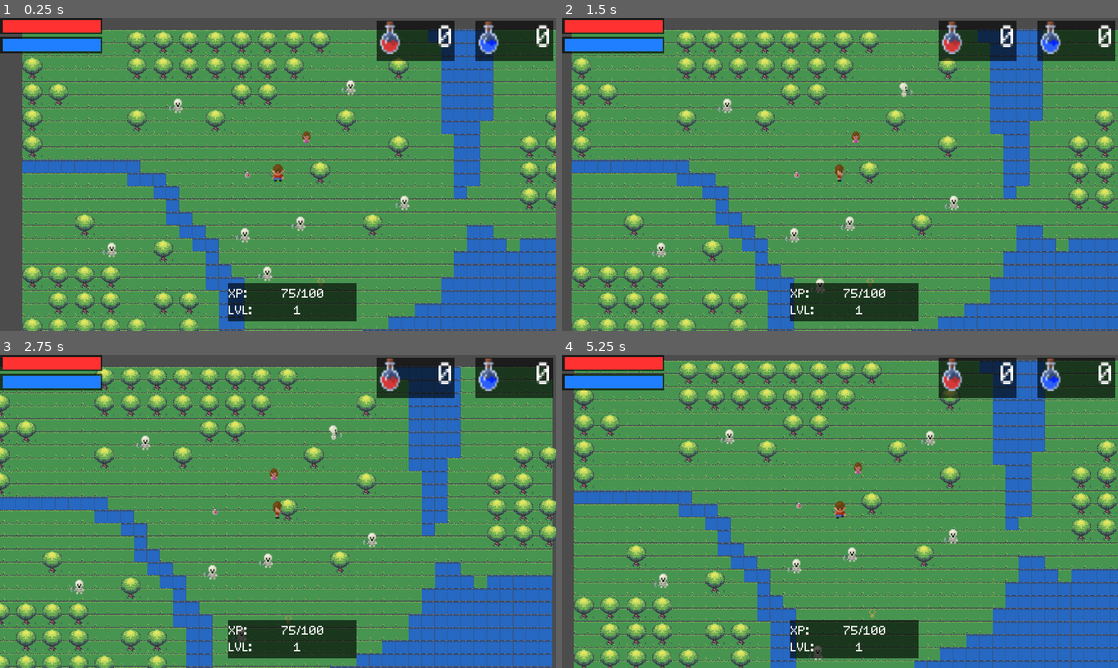
Above: before the commit, frames 1-4 (two rows, left to right).
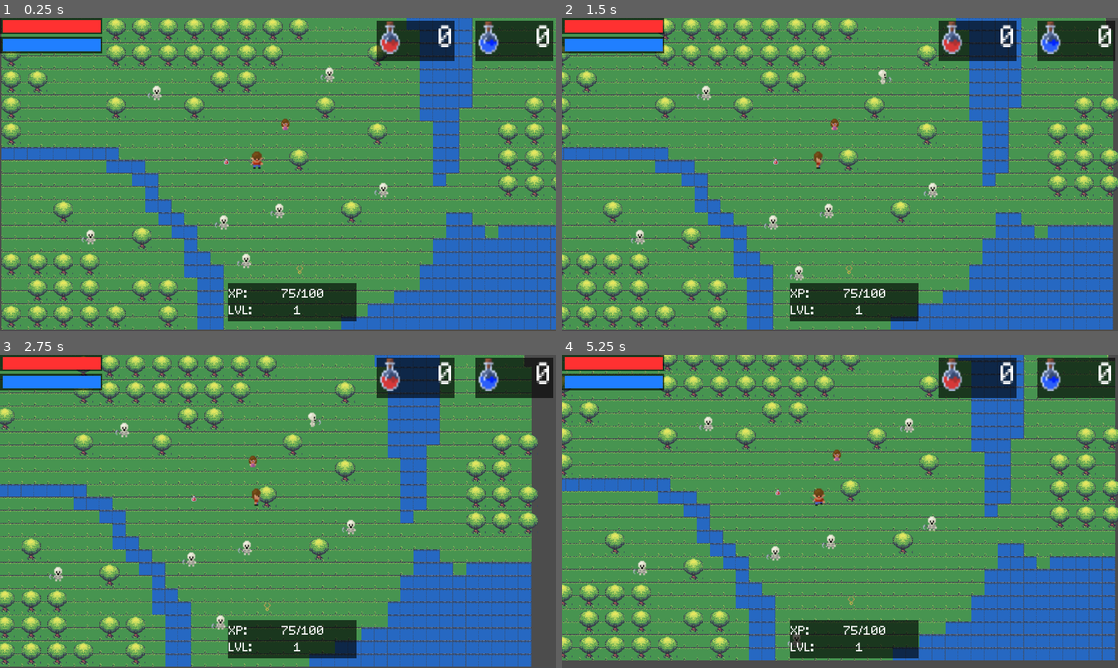
Above: after the commit, the same moments.

Repository: LeandroAntunez/StellaArgentum
Game: Godot game, scene res://scenes/level/Level.tscn
The game is run twice, just before and just after one commit, with the same random seed, the same clock (stepped at 60 frames per second) and the same inputs. This scene is started directly instead of the project's main scene.
Inputs (mouse positions are in pixels of both pictures, inside the frame that each line leads up to):
- Up to frame 1 (0.25 s): no input
- Up to frame 2 (1.5 s): tap Enter at 0.5 s; move the mouse to (962, 158) at 0.52 s; hold D (right) 0.53-1.25 s; hold Space (attack) 0.53-1.25 s; click (962, 158) at 0.67 s; drag from (728, 190) to (867, 284) at 1.27 s
- Up to frame 3 (2.75 s): move the mouse to (333, 442) at 2.02 s; hold D (right) from 2.03 s (still down); hold 2 (drink_mana) from 2.03 s (still down)
- Up to frame 4 (5.25 s): release D (right) at 2.75 s; release 2 (drink_mana) at 2.75 s; drag from (812, 574) to (673, 464) at 2.77 s; move the mouse to (1006, 558) at 3.52 s; hold A (left) 3.53-4.25 s; tap B at 3.6 s; drag from (673, 464) to (756, 433) at 4.27 s; move the mouse to (867, 511) at 5.02 s; hold S (down) from 5.03 s (still down); tap E at 5.1 s; click (867, 511) at 5.17 s

The runs differ from the first frame. In frame 1, 39% of the frame differs, in the area x 0-100%, y 0-100%; in frame 2, 38%; in frame 3, 38%; in frame 4, 38%.

Commit message:
player and interface are decoupled

Diff:
--- a/src/entities/fiona/Fiona.gd
+++ b/src/entities/fiona/Fiona.gd
@@ -9,7 +9,7 @@
 enum Potion { HEALTH, MANA }
 
 func _ready():
-	dialoguePopup = get_tree().root.get_node("Level/Player/GUI/DialoguePopup")
+	dialoguePopup = get_tree().root.get_node("Level/GUI/DialoguePopup")
 	player = get_tree().root.get_node("Level/Player")
 
 func talk(answer = ""):
--- a/src/entities/necklace/Necklace.gd
+++ b/src/entities/necklace/Necklace.gd
@@ -2,7 +2,7 @@
 var fiona
 
 func _ready():
-	fiona = get_tree().root.get_node("Level/Fiona")
+	fiona = get_tree().root.get_node("Level/NPCs/Friend/Fiona")
 
 func _on_Necklace_body_entered(body):
 	if body.name == "Player":
--- a/src/scenes/level/Level.tscn
+++ b/src/scenes/level/Level.tscn
@@ -7,6 +7,7 @@
 [ext_resource path="res://entities/potion/Potion.tscn" type="PackedScene" id=5]
 [ext_resource path="res://entities/necklace/Necklace.tscn" type="PackedScene" id=6]
 [ext_resource path="res://entities/fiona/Fiona.tscn" type="PackedScene" id=7]
+[ext_resource path="res://scenes/gui/GUI.tscn" type="PackedScene" id=8]
 
 [node name="Level" type="Node"]
 
@@ -19,35 +20,49 @@
 input_pickable = true
 
 [node name="Camera2D" type="Camera2D" parent="Player"]
+position = Vector2( 25.8166, 15.7145 )
 current = true
 
-[node name="Skeleton" parent="." instance=ExtResource( 4 )]
+[node name="GUI" parent="." instance=ExtResource( 8 )]
+
+[node name="NPCs" type="Node2D" parent="."]
+
+[node name="Enemy" type="Node2D" parent="NPCs"]
+
+[node name="Skeleton" parent="NPCs/Enemy" instance=ExtResource( 4 )]
 position = Vector2( 600, 600 )
 
-[node name="Skeleton6" parent="." instance=ExtResource( 4 )]
+[node name="Skeleton6" parent="NPCs/Enemy" instance=ExtResource( 4 )]
 position = Vector2( 681.173, 477.296 )
 
-[node name="Skeleton7" parent="." instance=ExtResource( 4 )]
+[node name="Skeleton7" parent="NPCs/Enemy" instance=ExtResource( 4 )]
 position = Vector2( 545.255, 505.613 )
 
-[node name="Skeleton2" parent="." instance=ExtResource( 4 )]
+[node name="Skeleton2" parent="NPCs/Enemy" instance=ExtResource( 4 )]
 position = Vector2( 803.77, 143.016 )
 
-[node name="Skeleton5" parent="." instance=ExtResource( 4 )]
+[node name="Skeleton5" parent="NPCs/Enemy" instance=ExtResource( 4 )]
 position = Vector2( 935.621, 426.196 )
 
-[node name="Skeleton3" parent="." instance=ExtResource( 4 )]
+[node name="Skeleton3" parent="NPCs/Enemy" instance=ExtResource( 4 )]
 position = Vector2( 219.43, 541.566 )
 
-[node name="Skeleton4" parent="." instance=ExtResource( 4 )]
+[node name="Skeleton4" parent="NPCs/Enemy" instance=ExtResource( 4 )]
 position = Vector2( 381.247, 187.966 )
 
-[node name="Potion" parent="." instance=ExtResource( 5 )]
+[node name="Friend" type="Node2D" parent="NPCs"]
+
+[node name="Fiona" parent="NPCs/Friend" instance=ExtResource( 7 )]
+position = Vector2( 694.604, 265.032 )
+scale = Vector2( 2, 2 )
+
+[node name="Items" type="Node2D" parent="."]
+
+[node name="Potion" parent="Items" instance=ExtResource( 5 )]
 position = Vector2( 550.603, 355.573 )
 
-[node name="Necklace" parent="." instance=ExtResource( 6 )]
+[node name="Necklace" parent="Items" instance=ExtResource( 6 )]
 position = Vector2( 729.845, 622.021 )
+[connection signal="player_stats_changed" from="Player" to="GUI" method="_on_Player_player_stats_changed"]
 
-[node name="Fiona" parent="." instance=ExtResource( 7 )]
-position = Vector2( 694.604, 265.032 )
-scale = Vector2( 2, 2 )
+[editable path="GUI"]
--- a/src/scenes/level/Player.tscn
+++ b/src/scenes/level/Player.tscn
@@ -33,7 +33,6 @@
 [ext_resource path="res://assets/textures/character/player_frames/player_left_attack_1.png" type="Texture" id=31]
 [ext_resource path="res://assets/textures/character/player_frames/player_right_attack_2.png" type="Texture" id=32]
 [ext_resource path="res://assets/textures/character/player_frames/player_down_attack_2.png" type="Texture" id=33]
-[ext_resource path="res://scenes/gui/GUI.tscn" type="PackedScene" id=34]
 [ext_resource path="res://assets/textures/effects/LevelUp!.png" type="Texture" id=35]
 [ext_resource path="res://entities/player/PlayerEffects.gd" type="Script" id=36]
 
@@ -197,13 +196,12 @@
 scale = Vector2( 1.5, 1.5 )
 frames = SubResource( 1 )
 animation = "idle_down"
+frame = 1
 playing = true
 
 [node name="CollisionShape2D" type="CollisionShape2D" parent="."]
 position = Vector2( -0.683682, -1.29089 )
 shape = SubResource( 2 )
-
-[node name="GUI" parent="." instance=ExtResource( 34 )]
 
 [node name="RayCast2D" type="RayCast2D" parent="."]
 enabled = true
@@ -218,13 +216,9 @@
 scale = Vector2( 1.35077, 1.35537 )
 frames = SubResource( 12 )
 animation = "LvlUP"
-frame = 3
+frame = 4
 playing = true
 script = ExtResource( 36 )
-[connection signal="player_level_up" from="." to="GUI" method="_on_Player_player_level_up"]
 [connection signal="player_level_up" from="." to="PlayerEffects" method="_on_Player_player_level_up"]
-[connection signal="player_stats_changed" from="." to="GUI" method="_on_Player_player_stats_changed"]
 [connection signal="animation_finished" from="Body" to="." method="_on_AnimatedSprite_animation_finished"]
 [connection signal="animation_finished" from="PlayerEffects" to="PlayerEffects" method="_on_PlayerEffects_animation_finished"]
-
-[editable path="GUI"]
Not shown: 1 places in src/scenes/level/Level.tscn that only renumber resources
Not shown: 1 places in src/scenes/level/Player.tscn that only renumber resources
